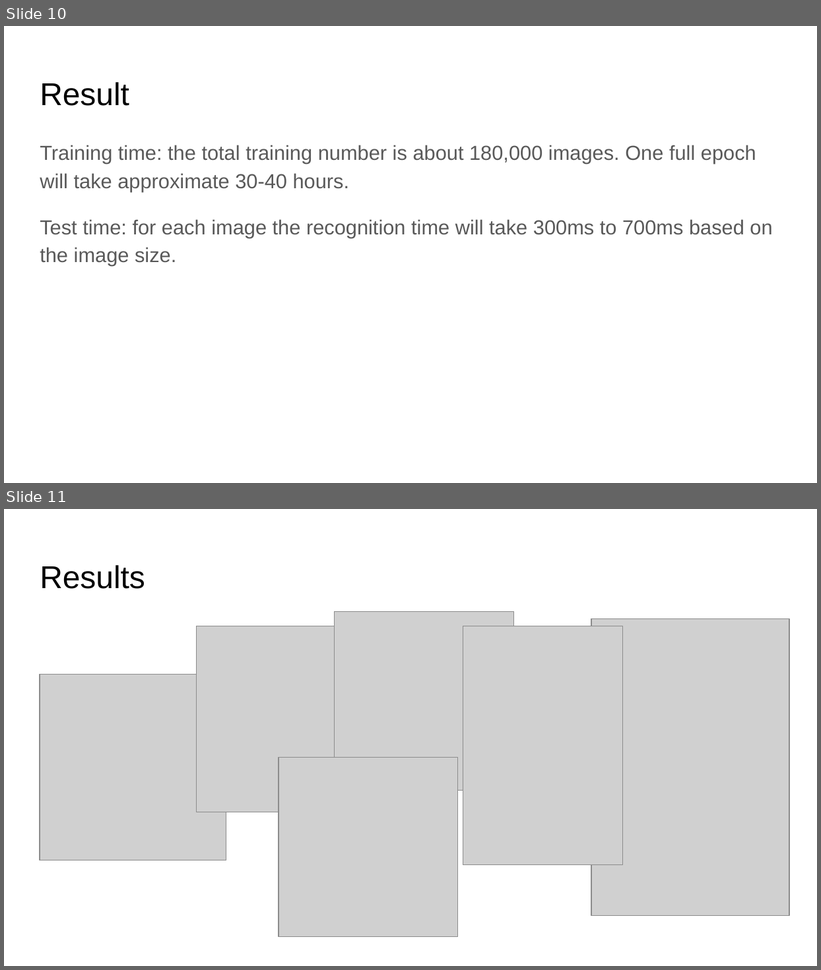
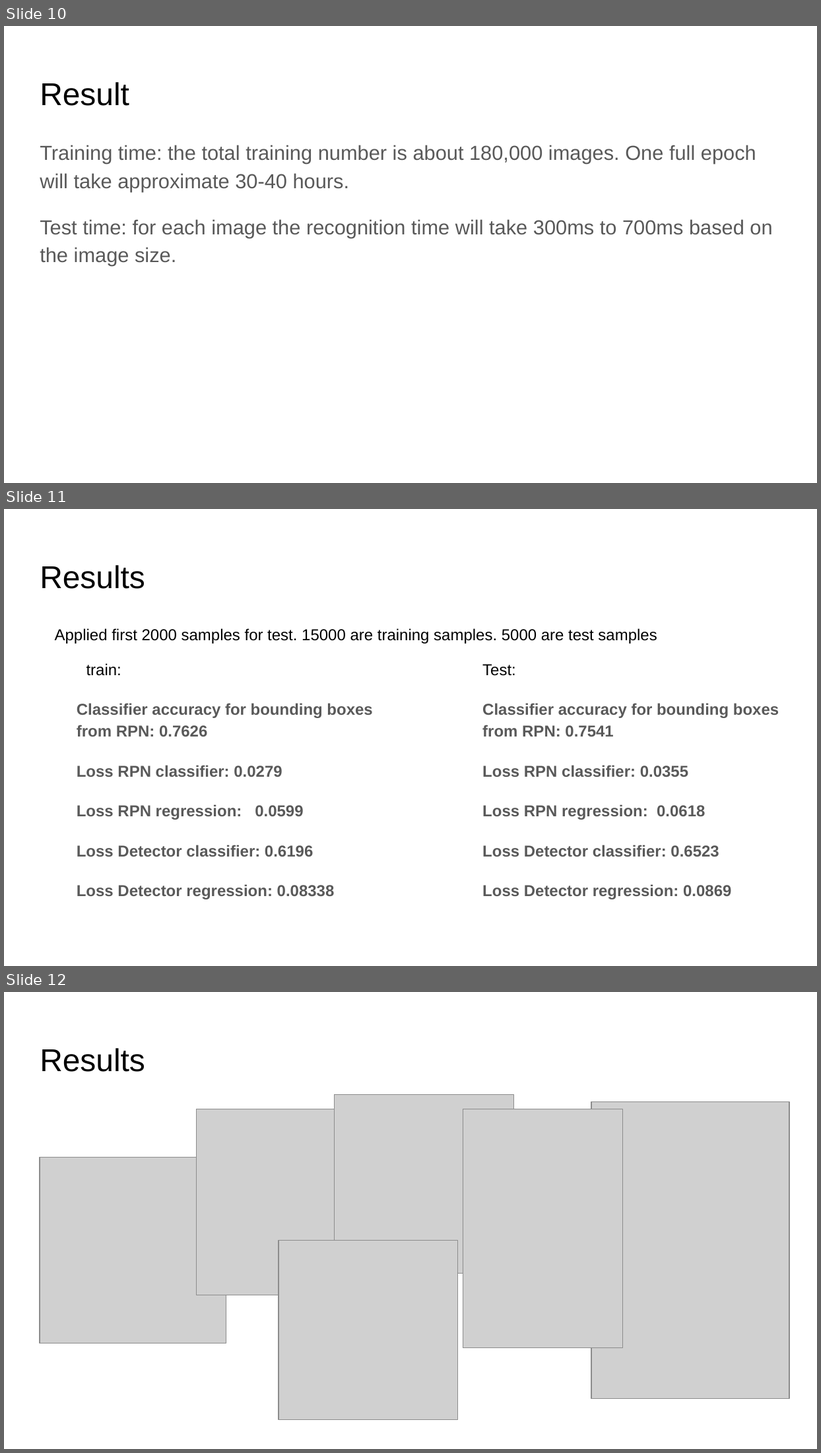
Before and after one commit to kwkwvenusgod/Shopee_ObjectDetection, a slide deck: report/Object-Detection-for-Shopee-Data.pptx. Shown one above the other, each under a label of ours: slides 10 and 11 before the commit, slides 10, 11 and 12 after it. The pictures are 821x970 and 821x1453 pixels, drawn with LibreOffice and Linux fonts; fonts in the diff are those of the drawing; grey boxes stand for pictures. Boxes give left, top, right and bottom in pixels: in the first picture for what was removed or moved away, otherwise in the second. Text is boxed around its words. In the diff, an @@ line names an element or a change of style, - is before the commit and + after.

```diff
--- a/report/Object-Detection-for-Shopee-Data.pptx
+++ b/report/Object-Detection-for-Shopee-Data.pptx
@@ slide 11 added at (4, 509, 817, 966), background #FFFFFF @@
@@ title added at (40, 565, 145, 589), 28 pt, text #000000 @@
+Results
@@ text added at (55, 628, 657, 644), 14 pt, text #000000 @@
+Applied first 2000 samples for test. 15000 are training samples. 5000 are test samples
@@ text added at (86, 663, 121, 676), 14 pt, text #000000 @@
+train:
@@ text added at (482, 664, 516, 676), 14 pt, text #000000 @@
+Test:
@@ text added at (77, 703, 372, 900), 14 pt, text #595959, bold @@
+Classifier accuracy for bounding boxes from RPN: 0.7626
+Loss RPN classifier: 0.0279
+Loss RPN regression: 0.0599
+Loss Detector classifier: 0.6196
+Loss Detector regression: 0.08338
@@ text added at (482, 703, 779, 900), 14 pt, text #595959, bold @@
+Classifier accuracy for bounding boxes from RPN: 0.7541
+Loss RPN classifier: 0.0355
+Loss RPN regression: 0.0618
+Loss Detector classifier: 0.6523
+Loss Detector regression: 0.0869
@@ what was slide 11 is now slide 12 @@
```
Also in this commit, not shown: 1 slide changed, 2 other files.
